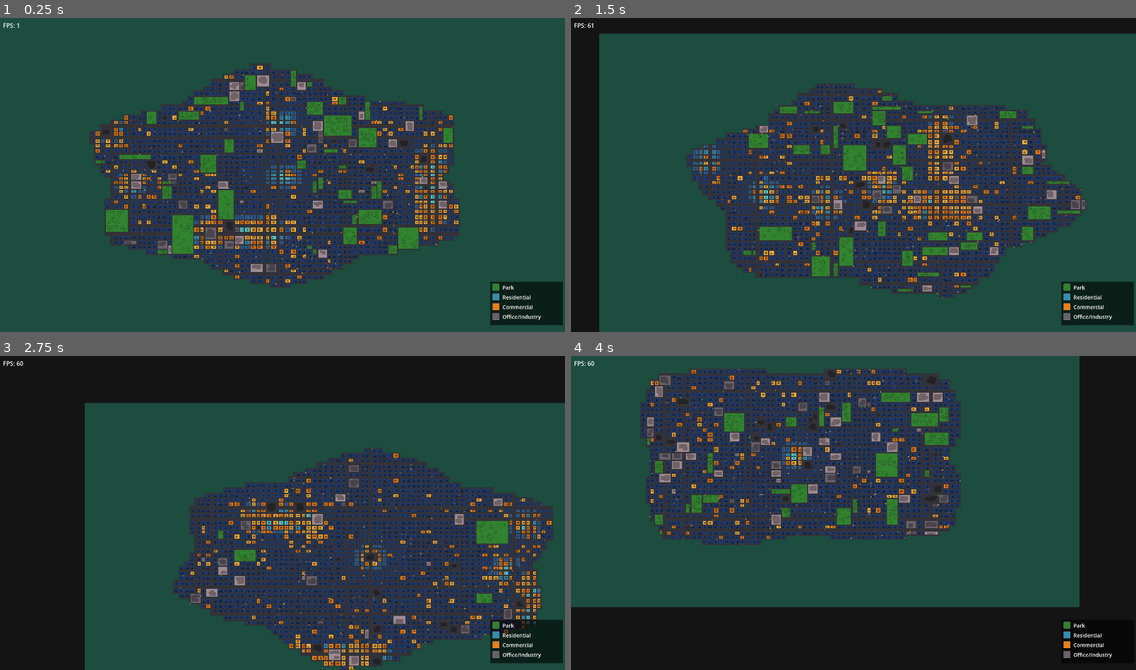
Above: before the commit, frames 1-4 (two rows, left to right).
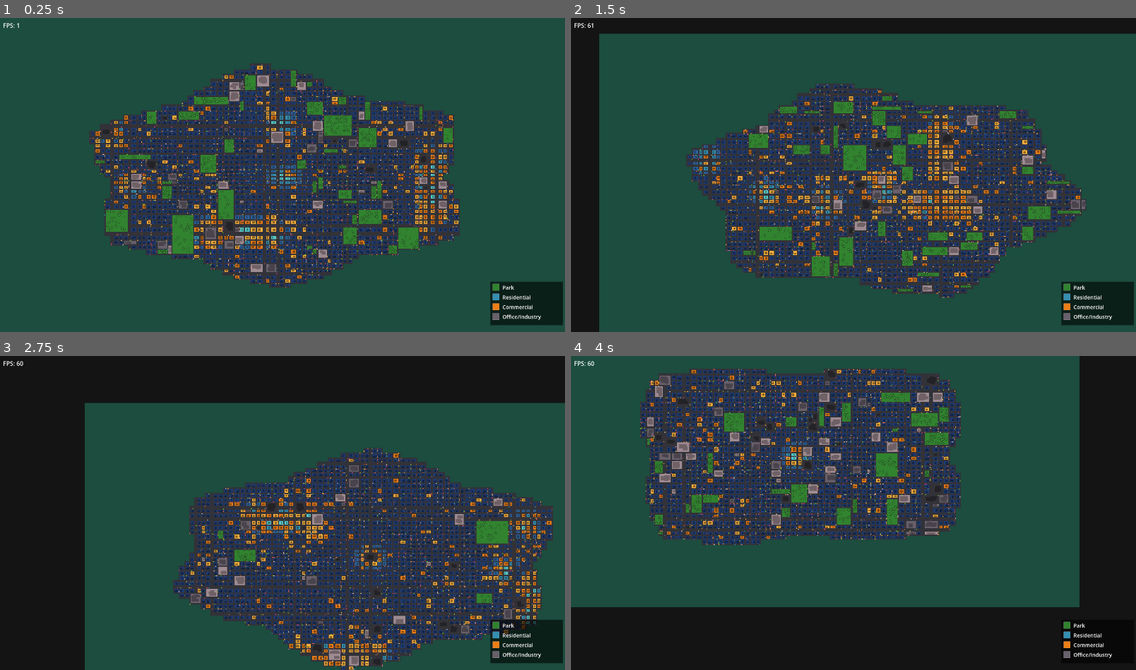
Above: after the commit, the same moments.

Repository: estebanm123/transit
Game: Godot game, scene res://Main.tscn
Two runs of this game, one before a commit and one after it. Both use one fixed random seed, a clock stepped at 60 frames per second and the inputs below.
Inputs (mouse positions are in pixels of both pictures, inside the frame that each line leads up to):
- Up to frame 1 (0.25 s): no input
- Up to frame 2 (1.5 s): tap Enter at 0.5 s; move the mouse to (977, 159) at 0.52 s; tap R at 0.6 s; click (977, 159) at 0.67 s; drag from (740, 190) to (825, 237) at 1.27 s
- Up to frame 3 (2.75 s): move the mouse to (339, 443) at 2.02 s; tap R at 2.1 s; click (339, 443) at 2.17 s
- Up to frame 4 (4 s): drag from (825, 575) to (684, 465) at 2.77 s; move the mouse to (1023, 560) at 3.52 s; tap R at 3.6 s; click (1023, 560) at 3.67 s

The runs differ from the first frame. In frame 1, 0.9% of the frame differs, in the area x 15-82%, y 14-86%; in frame 2, 0.9%; in frame 3, 0.9%; in frame 4, 0.9%, in the area x 12-69%, y 4-61%.

Commit message:
Increase total car count

Diff:
--- a/Traffic.gd
+++ b/Traffic.gd
@@ -1,6 +1,6 @@
 class_name Traffic extends RefCounted
 
-const CarCount: int = 200
+const CarCount: int = 1600
 const CarSpeedMin: float = 4.25
 const CarSpeedMax: float = 9.35
 const CarLength: float = 2.8
